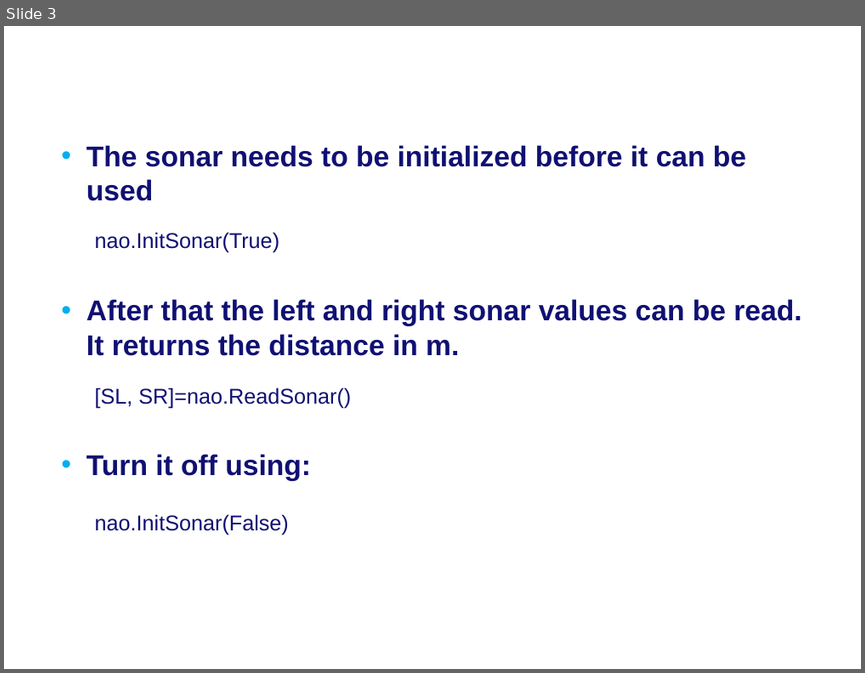
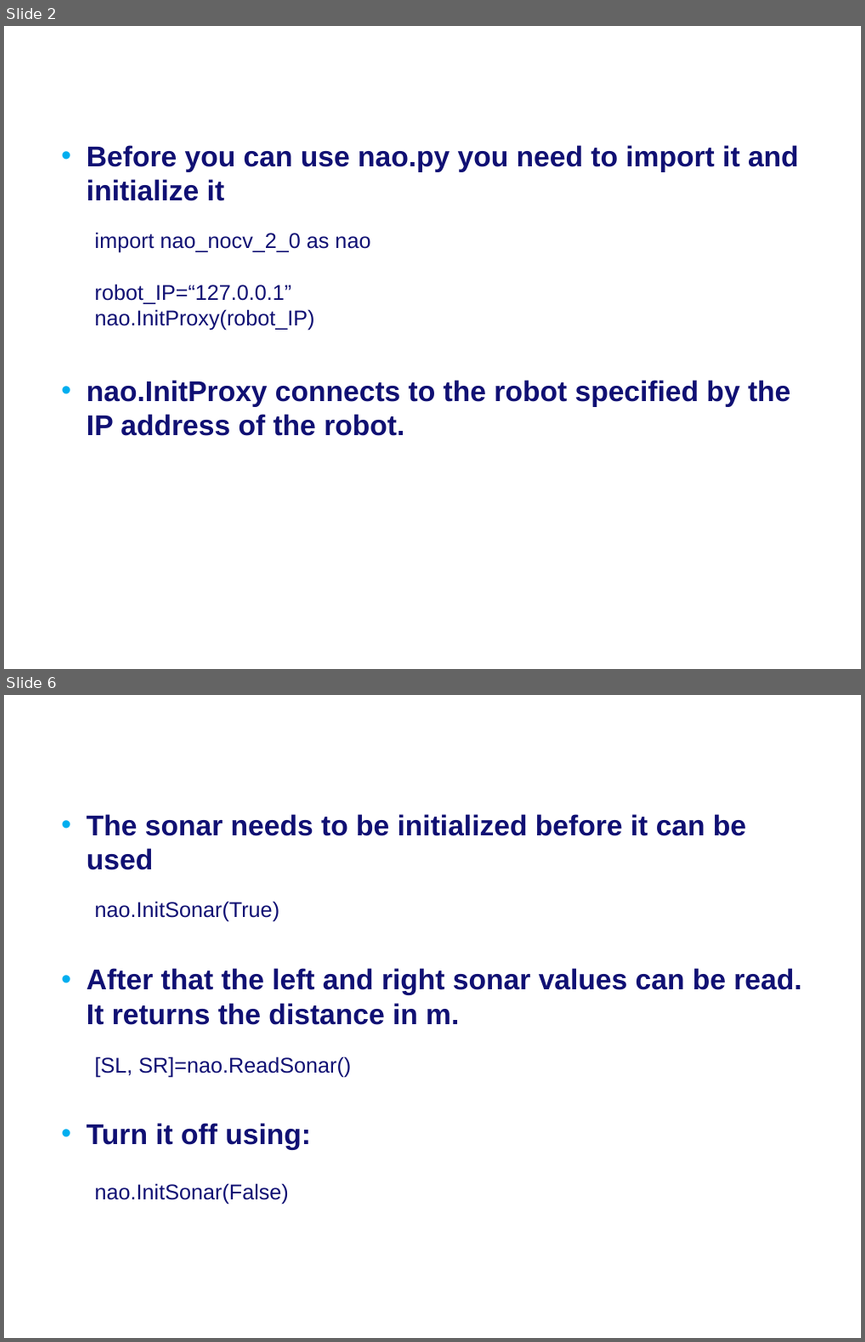
Before and after one commit to Rctue/nao-lib, a slide deck: Manual nao-lib.pptx. Shown one above the other, each under a label of ours: slide 3 before the commit, slides 2 and 6 after it; the slides between them are not shown. The pictures are 865x673 and 865x1342 pixels, drawn with LibreOffice and Linux fonts; fonts in the diff are those of the drawing; background and template pictures are left out. Boxes give left, top, right and bottom in pixels: in the first picture for what was removed or moved away, otherwise in the second. Text is boxed around its words. In the diff, an @@ line names an element or a change of style, - is before the commit and + after.

```diff
--- a/Manual nao-lib.pptx
+++ b/Manual nao-lib.pptx
@@ slide 2 added at (4, 26, 861, 669), background #FFFFFF @@
@@ text added at (86, 145, 799, 436), 24 pt, text #101073, bold @@
+• Before you can use nao.py you need to import it and initialize it
+• nao.InitProxy connects to the robot specified by the IP address of the robot.
@@ title added at (358, 151, 449, 172), 28 pt, text #FFFFFF, bold @@
+Using nao.py
@@ text added at (95, 232, 370, 330), 18 pt, text #101073 @@
+import nao_nocv_2_0 as nao
+robot_IP=“127.0.0.1”
+nao.InitProxy(robot_IP)
@@ what was slide 3 is now slide 6 @@
```
Also in this commit, not shown: 2 slides changed, 6 other slides added, 4 other files.
